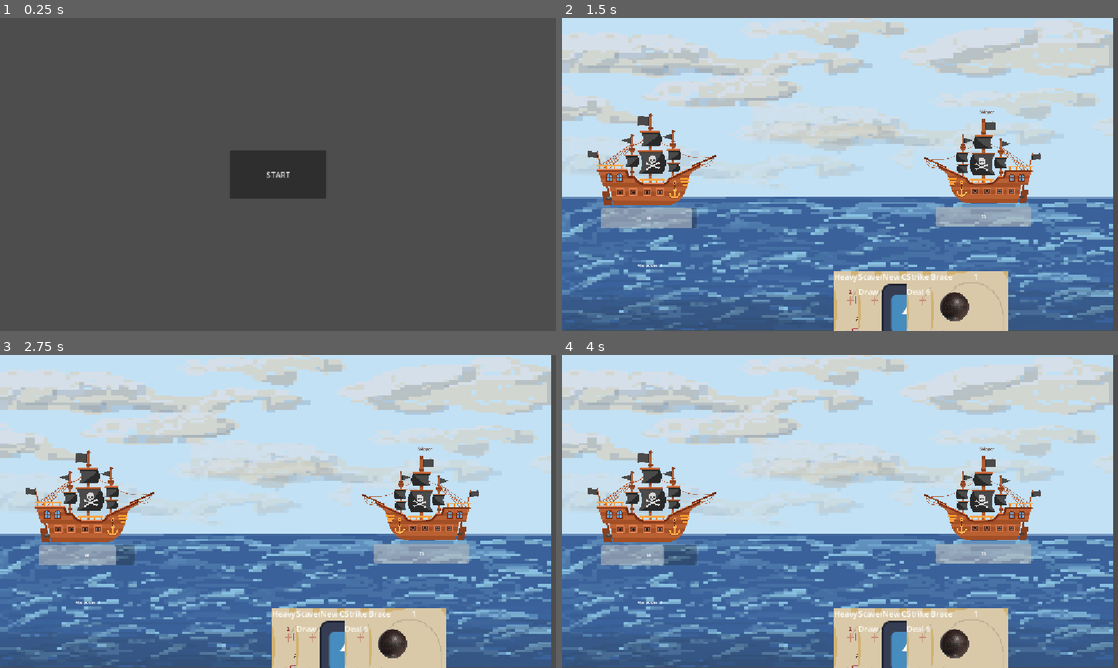
Above: before the commit, frames 1-4 (two rows, left to right).
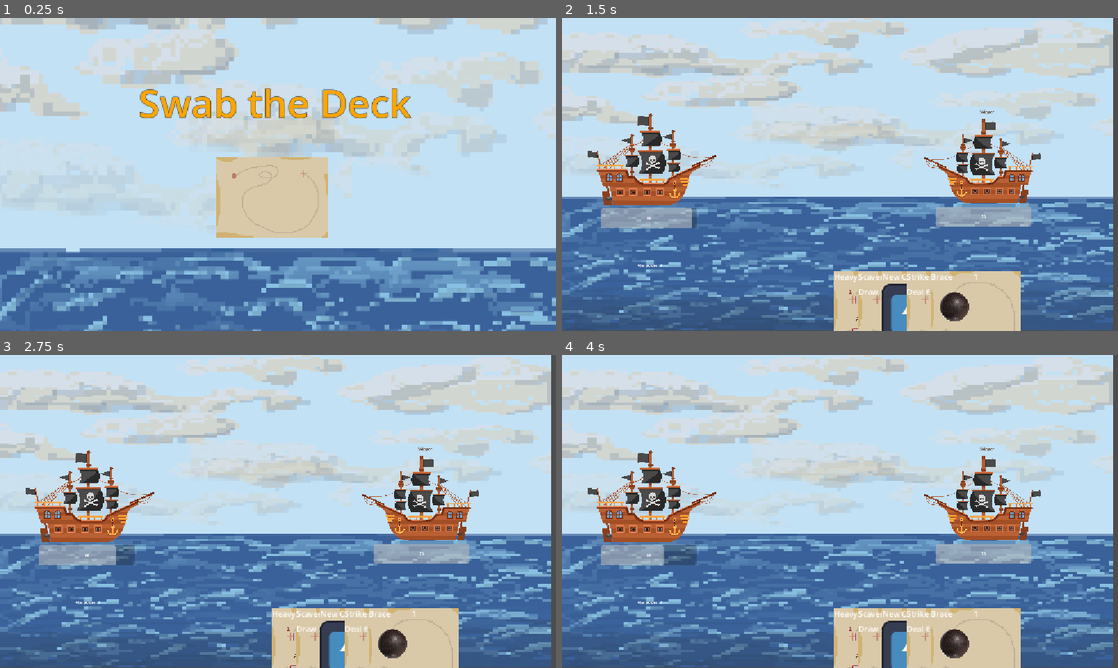
Above: after the commit, the same moments.

Repository: ataylor146/deckbuilder
Game: Godot game, scene res://Scenes/menu.tscn
Same seed, same stepped clock (60 frames per second), same inputs: the game is played once before the commit and once after it. The engine's default icon, where the game draws it, is replaced by a stand-in: a white triangle on a blue panel in a dark square.
Inputs (mouse positions are in pixels of both pictures, inside the frame that each line leads up to; where the layout moved, square brackets give the same spot in the first picture):
- Up to frame 1 (0.25 s): no input
- Up to frame 2 (1.5 s): click (834, 196) [840, 174] at 0.5 s; tap Enter (ui_accept) at 1.25 s; move the mouse to (962, 158) at 1.27 s
- Up to frame 3 (2.75 s): tap Enter (ui_accept) at 1.52, 2, 2.27 s; move the mouse to (166, 527) at 2.02 s
- Up to frame 4 (4 s): tap Enter (ui_accept) at 2.75, 3.5, 3.77 s; move the mouse to (895, 442) at 2.77 s; move the mouse to (812, 574) at 3.52 s

The runs differ from the first frame. In frame 1, 100% of the frame differs, in the area x 0-100%, y 0-100%; in frame 2, 0.7%; in frame 3, 0.7%; in frame 4, 0.7%.

Commit message:
Textured and rearranged main menu

Diff:
--- a/Scenes/card.tscn
+++ b/Scenes/card.tscn
@@ -5,10 +5,10 @@
 [ext_resource type="Texture2D" uid="uid://ds76jbuigsfso" path="res://Sprites/icon.svg" id="2_brehn"]
 
 [node name="Card" type="TextureButton" unique_id=1485757580]
-offset_left = -72.0
-offset_top = -128.0
-offset_right = 89.0
-offset_bottom = 154.0
+offset_left = -91.0
+offset_top = -137.0
+offset_right = 96.0
+offset_bottom = 138.0
 texture_normal = ExtResource("1_brehn")
 ignore_texture_size = true
 stretch_mode = 0
@@ -42,9 +42,7 @@
 [node name="Description" type="Label" parent="VBoxContainer" unique_id=943365374]
 layout_mode = 2
 text = "Card description
-lorem ipsum dolor
-sit amet
-blah"
+lorem ipsum dolor"
 
 [connection signal="button_down" from="." to="." method="_on_button_down"]
 [connection signal="button_up" from="." to="." method="_on_button_up"]
--- a/Scenes/menu.tscn
+++ b/Scenes/menu.tscn
@@ -1,6 +1,14 @@
 [gd_scene format=3 uid="uid://cy7ha4o36rnqb"]
 
 [ext_resource type="Script" uid="uid://bjc4nusp2hnn" path="res://Scripts/start_button.gd" id="1_1rerr"]
+[ext_resource type="Texture2D" uid="uid://b1fviuys0ldiy" path="res://Sprites/main bg.png" id="1_cayip"]
+[ext_resource type="Texture2D" uid="uid://bp10k7e41xcfj" path="res://Sprites/card bg NO COST.png" id="2_158mb"]
+
+[sub_resource type="LabelSettings" id="LabelSettings_37okk"]
+font_size = 80
+font_color = Color(1, 0.6509804, 0, 1)
+outline_size = 4
+outline_color = Color(0, 0, 0, 1)
 
 [node name="Menu" type="Control" unique_id=1739026939]
 layout_mode = 3
@@ -10,22 +18,33 @@
 grow_horizontal = 2
 grow_vertical = 2
 
-[node name="VBoxContainer" type="VBoxContainer" parent="." unique_id=60767978]
-layout_mode = 1
-anchors_preset = 8
-anchor_left = 0.5
-anchor_top = 0.5
-anchor_right = 0.5
-anchor_bottom = 0.5
-offset_left = -100.0
-offset_top = -50.0
-offset_right = 100.0
-offset_bottom = 50.0
-grow_horizontal = 2
-grow_vertical = 2
+[node name="TextureRect" type="TextureRect" parent="." unique_id=1216847148]
+layout_mode = 0
+offset_left = -14.0
+offset_top = -193.0
+offset_right = 1010.0
+offset_bottom = 831.0
+scale = Vector2(1.1400237, 1.1400237)
+texture = ExtResource("1_cayip")
 
-[node name="StartButton" type="Button" parent="VBoxContainer" unique_id=794557235]
+[node name="StartButton" type="TextureButton" parent="." unique_id=1404506149]
 custom_minimum_size = Vector2(200, 100)
-layout_mode = 2
-text = "START"
+layout_mode = 0
+offset_left = 679.0
+offset_top = 287.0
+offset_right = 1312.0
+offset_bottom = 1153.0
+rotation = 1.5707964
+scale = Vector2(0.26741996, 0.26741996)
+texture_normal = ExtResource("2_158mb")
+stretch_mode = 0
 script = ExtResource("1_1rerr")
+
+[node name="Label" type="Label" parent="." unique_id=784448588]
+layout_mode = 0
+offset_left = 287.0
+offset_top = 120.0
+offset_right = 852.0
+offset_bottom = 230.0
+text = "Swab the Deck"
+label_settings = SubResource("LabelSettings_37okk")
--- a/Scripts/start_button.gd
+++ b/Scripts/start_button.gd
@@ -1,4 +1,4 @@
-extends Button
+extends TextureButton
 
 func _ready() -> void:
 	pressed.connect(_on_pressed)
